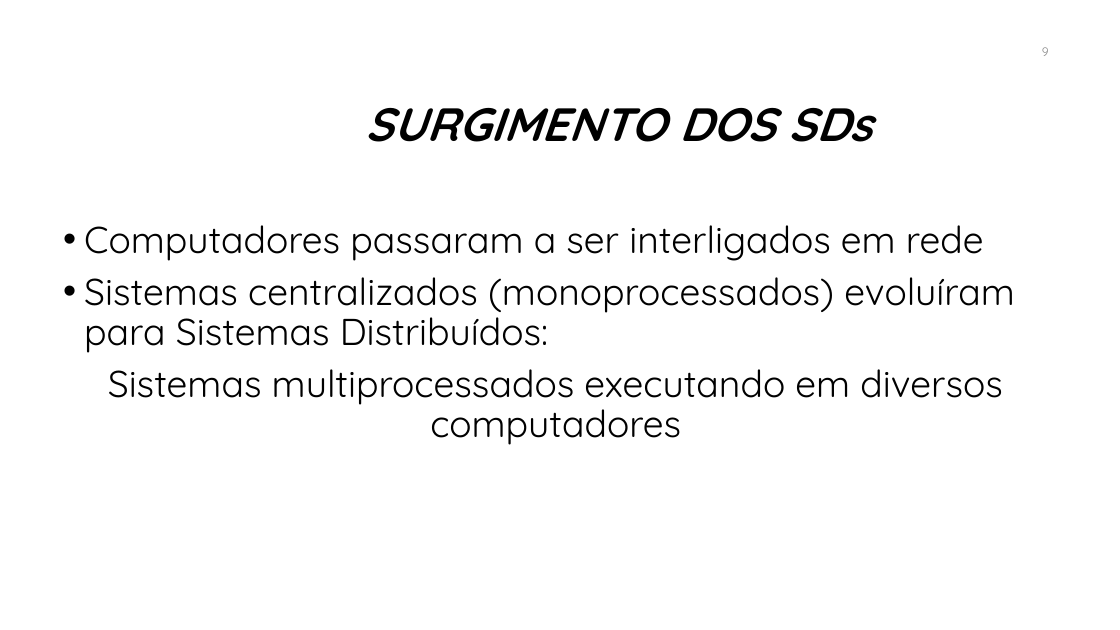
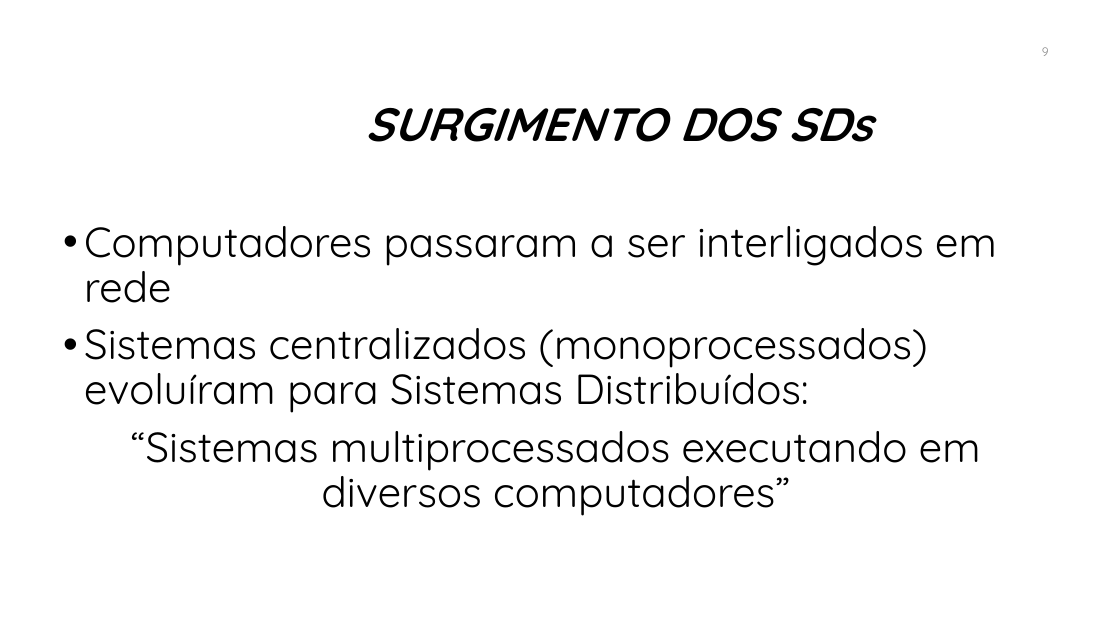
Before and after one commit to manoelcampos/sistemas-distribuidos, a slide deck: slide 9 of introducao-sd.pptx. Drawn at 1120x630 pixels with LibreOffice and Linux fonts; fonts in the diff are those of the drawing; background and template pictures are left out. Boxes give left, top, right and bottom in pixels: in the first picture for what was removed or moved away, otherwise in the second. Text is boxed around its words. In the diff, an @@ line names an element or a change of style, - is before the commit and + after.

```diff
--- a/introducao-sd.pptx
+++ b/introducao-sd.pptx
@@ text at [84, 226, 997, 413]: size 32 to 36 pt in "Computadores passaram a ser interligados em rede", "Sistemas centralizados (monoprocessados) evoluíram para Sist ..." @@
@@ text at [131, 431, 981, 516]: text changed; size 32 to 36 pt @@
-Sistemas multiprocessados executando em diversos computadores
+“Sistemas multiprocessados executando em diversos computadores”
```
Also in this commit, not shown: 43 other slides changed, 7 slides added, 1 slide removed, 8 other files.
